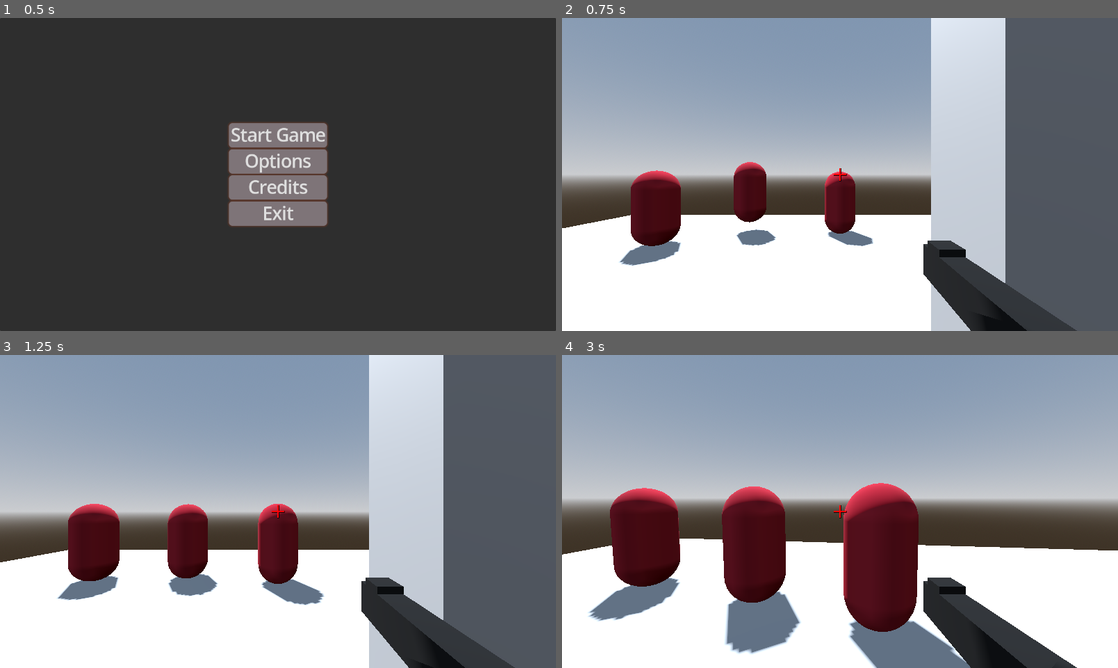
Above: before the commit, frames 1-4 (two rows, left to right).
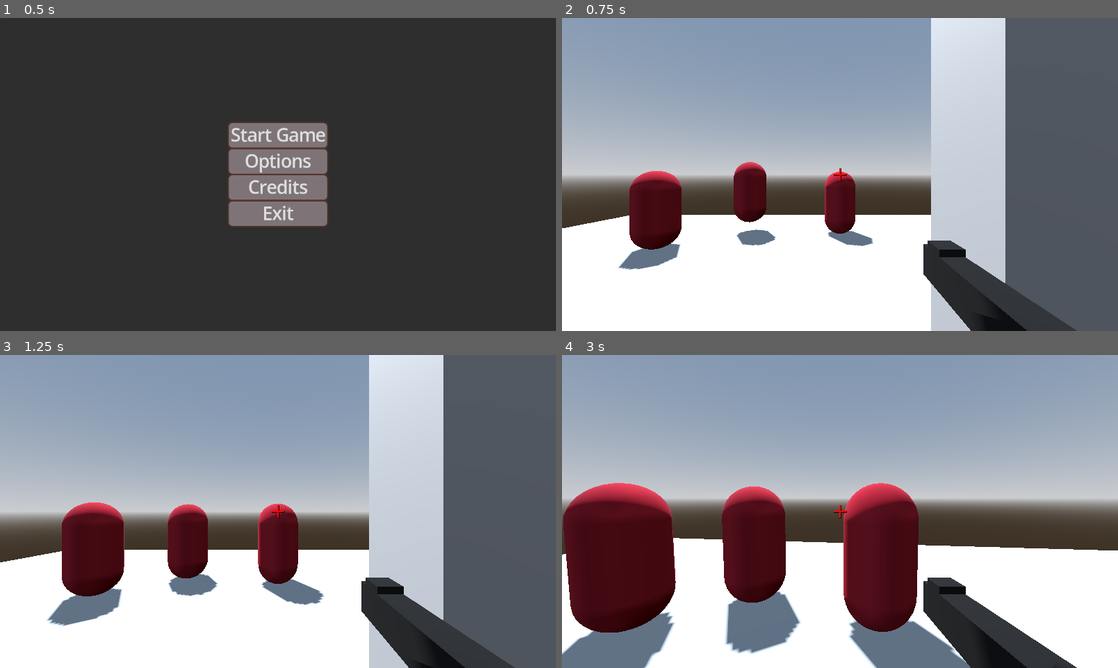
Above: after the commit, the same moments.

Repository: Redii9/Projekt_Gra_FPS
Game: Godot game, scene res://Scenes/UI/menu.tscn
The game is run twice, just before and just after one commit, with the same random seed, the same clock (stepped at 60 frames per second) and the same inputs.
Inputs (mouse positions are in pixels of both pictures, inside the frame that each line leads up to):
- Up to frame 1 (0.5 s): no input
- Up to frame 2 (0.75 s): click "Start Game" at 0.5 s
- Up to frame 3 (1.25 s): no input
- Up to frame 4 (3 s): move the mouse to (867, 511) at 1.27 s; press the mouse at (867, 511) at 1.28 s; hold W (forward) 1.28-2 s; tap Space (jump) at 1.52 s; release the mouse at (867, 511) at 2 s; click "Retry" at 2 s; move the mouse to (812, 511) at 2.77 s; hold W (forward) from 2.78 s (still down); click (812, 511) at 2.85 s

Frame 1 is identical in both runs. In frame 2, 0.4% of the frame differs, in the area x 10-22%, y 48-81%; in frame 3, 2.0%; in frame 4, 7.9%, in the area x 0-22%, y 40-100%.

Commit message:
Dodano wybór randomowy przeciwnika
- Dodano losowanie przeciwnika do spawnu tak jak losowane jest miejsce spawnu

Diff:
--- a/Scenes/respawn_enemy.tscn
+++ b/Scenes/respawn_enemy.tscn
@@ -1,15 +1,16 @@
-[gd_scene load_steps=3 format=3 uid="uid://bli3ddbi3hb2h"]
+[gd_scene load_steps=2 format=3 uid="uid://bli3ddbi3hb2h"]
 
 [ext_resource type="Script" uid="uid://g4u48ugd0rvx" path="res://Scripts/respawn_enemy.gd" id="1_g17r2"]
-[ext_resource type="PackedScene" uid="uid://bpnwh7rwbstoq" path="res://Scenes/enemy.tscn" id="2_4gn8a"]
 
 [node name="Respawn_Enemy" type="Node3D" node_paths=PackedStringArray("spawn_markers") groups=["respawn_enemy"]]
 script = ExtResource("1_g17r2")
-enemy_scene = ExtResource("2_4gn8a")
-spawn_markers = [NodePath("Marker3D")]
+spawn_markers = [NodePath("Marker3D"), NodePath("Marker3D2")]
 
 [node name="Marker3D" type="Marker3D" parent="."]
 transform = Transform3D(1, 0, 0, 0, 1, 0, 0, 0, 1, 0, 0.167804, 0)
+
+[node name="Marker3D2" type="Marker3D" parent="."]
+transform = Transform3D(1, 0, 0, 0, 1, 0, 0, 0, 1, 1.29721, 0.168421, 0)
 
 [node name="Timer" type="Timer" parent="."]
 wait_time = 0.504
--- a/Scripts/enemy_fast.gd
+++ b/Scripts/enemy_fast.gd
@@ -3,7 +3,7 @@
 @export var health: int = 20
 @export var enemy_damage: int = 5
 @export var damage_cooldown: float = 0.3
-@export var current_speed: float = 0.0
+@export var current_speed: float = 2.0
 @export var max_speed: float = 8.0
 @export var acceleration: float = 1.0
 
--- a/Scripts/respawn_enemy.gd
+++ b/Scripts/respawn_enemy.gd
@@ -1,14 +1,16 @@
 extends Node3D
 
-@export var enemy_scene: PackedScene
+@onready var enemy_scene: Array[PackedScene] = [load("res://Scenes/enemy.tscn"),
+load("res://Scenes/enemy_fast.tscn")]
 @export var max_enemies = 10
 @export var spawn_markers: Array[Marker3D] = []
 
 func spawn_enemy() -> void:
 	var alive_enemies = get_tree().get_nodes_in_group("enemy").size()
-	if alive_enemies <= max_enemies:
-		var enemy = enemy_scene.instantiate()
+	if alive_enemies < max_enemies:
+		var random_enemy = enemy_scene.pick_random()
 		var random_marker = spawn_markers.pick_random()
+		var enemy = random_enemy.instantiate()
 		enemy.global_transform = random_marker.global_transform
 		get_parent().add_child(enemy)
 
